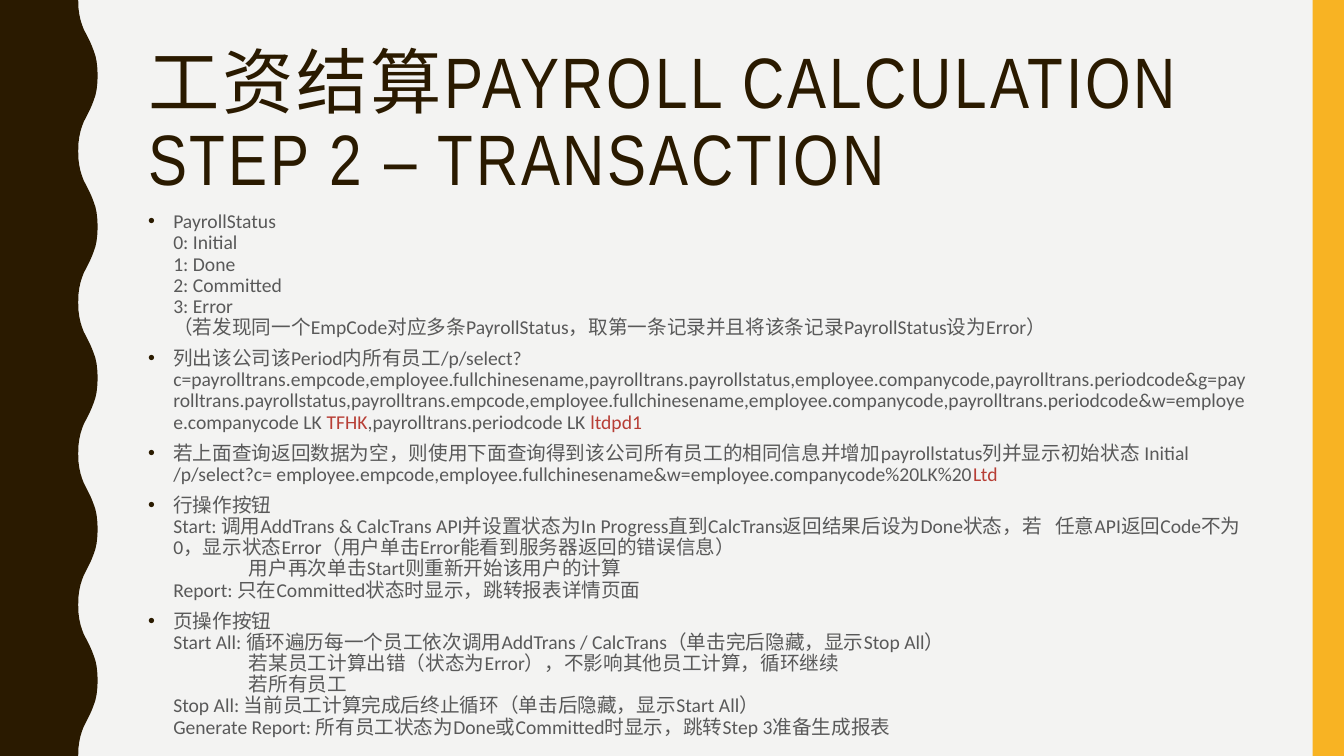
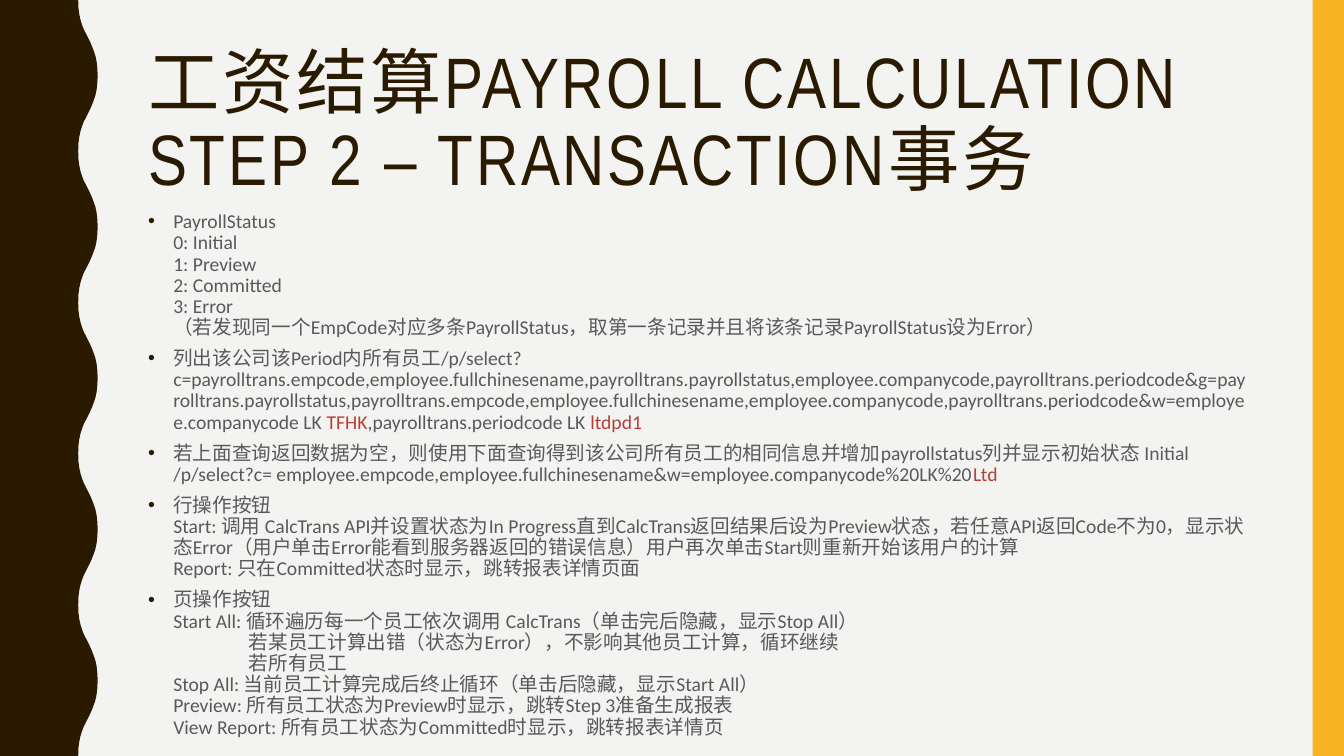
Before and after one commit to payrolls/payrolls.github.io, a slide deck: slide 11 of doc/Payroll Web UI.pptx. Drawn at 1344x756 pixels with LibreOffice and Linux fonts; fonts in the diff are those of the drawing. Boxes give left, top, right and bottom in pixels: in the first picture for what was removed or moved away, otherwise in the second. Text is boxed around its words. In the diff, an @@ line names an element or a change of style, - is before the commit and + after.

Commit message:
payroll status update step 2 & 3 API updated

```diff
--- a/doc/Payroll Web UI.pptx
+++ b/doc/Payroll Web UI.pptx
@@ title at [148,47,1176,191]: text changed @@
-工资结算PAYROLL CALCULATION
-STEP 2 – TRANSACTION
+工资结算PAYROLL CALCULATION
+STEP 2 – TRANSACTION事务
@@ text at [173,214,1046,337]: text changed @@
-• PayrollStatus
-  0: Initial
-  1: Done
-  2: Committed
-  3: Error
-  （若发现同一个EmpCode对应多条PayrollStatus，取第一条记录并且将该条记录PayrollStatus设为Error）
+• PayrollStatus
+  0: Initial
+  1: Preview
+  2: Committed
+  3: Error
+  （若发现同一个EmpCode对应多条PayrollStatus，取第一条记录并且将该条记录PayrollStatus设为Error）
@@ text at [173,495,1244,737]: text changed @@
-• 行操作按钮
-  Start: 调用AddTrans & CalcTrans API并设置状态为In Progress直到CalcTrans返回结果后设为Done状态，若 任意API返回Code不为0，显示状态Error（用户单击Error能看到服务器返回的错误信息）
-  用户再次单击Start则重新开始该用户的计算
-  Report: 只在Committed状态时显示，跳转报表详情页面
-• 页操作按钮
-  Start All: 循环遍历每一个员工依次调用AddTrans / CalcTrans（单击完后隐藏，显示Stop All）
-  若某员工计算出错（状态为Error），不影响其他员工计算，循环继续
-  若所有员工
-  Stop All: 当前员工计算完成后终止循环（单击后隐藏，显示Start All）
-  Generate Report: 所有员工状态为Done或Committed时显示，跳转Step 3准备生成报表
+• 行操作按钮
+  Start: 调用 CalcTrans API并设置状态为In Progress直到CalcTrans返回结果后设为Preview状态，若任意API返回Code不为0，显示 状态Error（用户单击Error能看到服务器返回的错误信息）用户再次单击Start则重新开始该用户的计算
+  Report: 只在Committed状态时显示，跳转报表详情页面
+• 页操作按钮
+  Start All: 循环遍历每一个员工依次调用 CalcTrans（单击完后隐藏，显示Stop All）
+  若某员工计算出错（状态为Error），不影响其他员工计算，循环继续
+  若所有员工
+  Stop All: 当前员工计算完成后终止循环（单击后隐藏，显示Start All）
+  Preview: 所有员工状态为Preview时显示，跳转Step 3准备生成报表
+  View Report: 所有员工状态为Committed时显示，跳转报表详情页
```
Also in this commit, not shown: 4 other slides changed, 1 other file.
